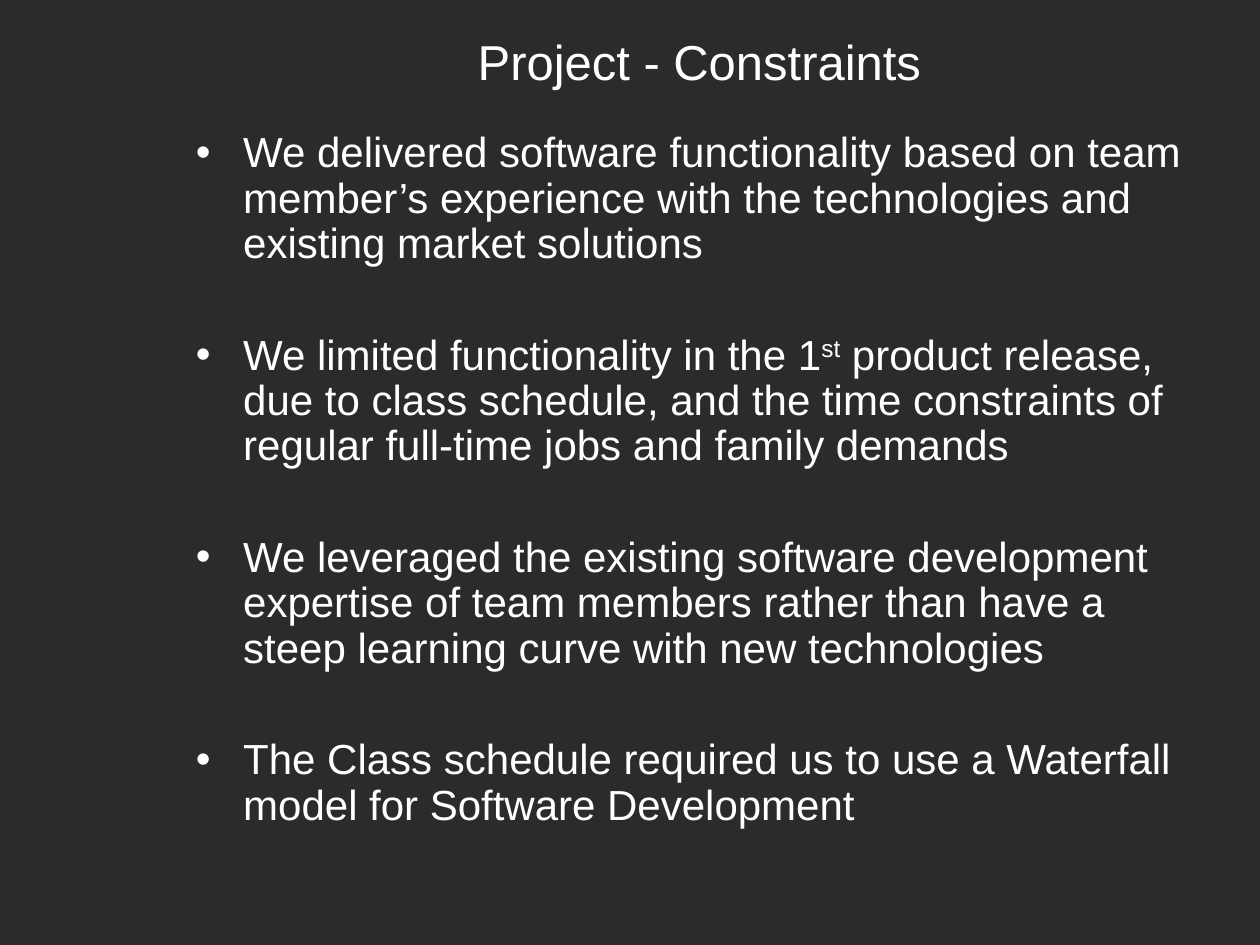
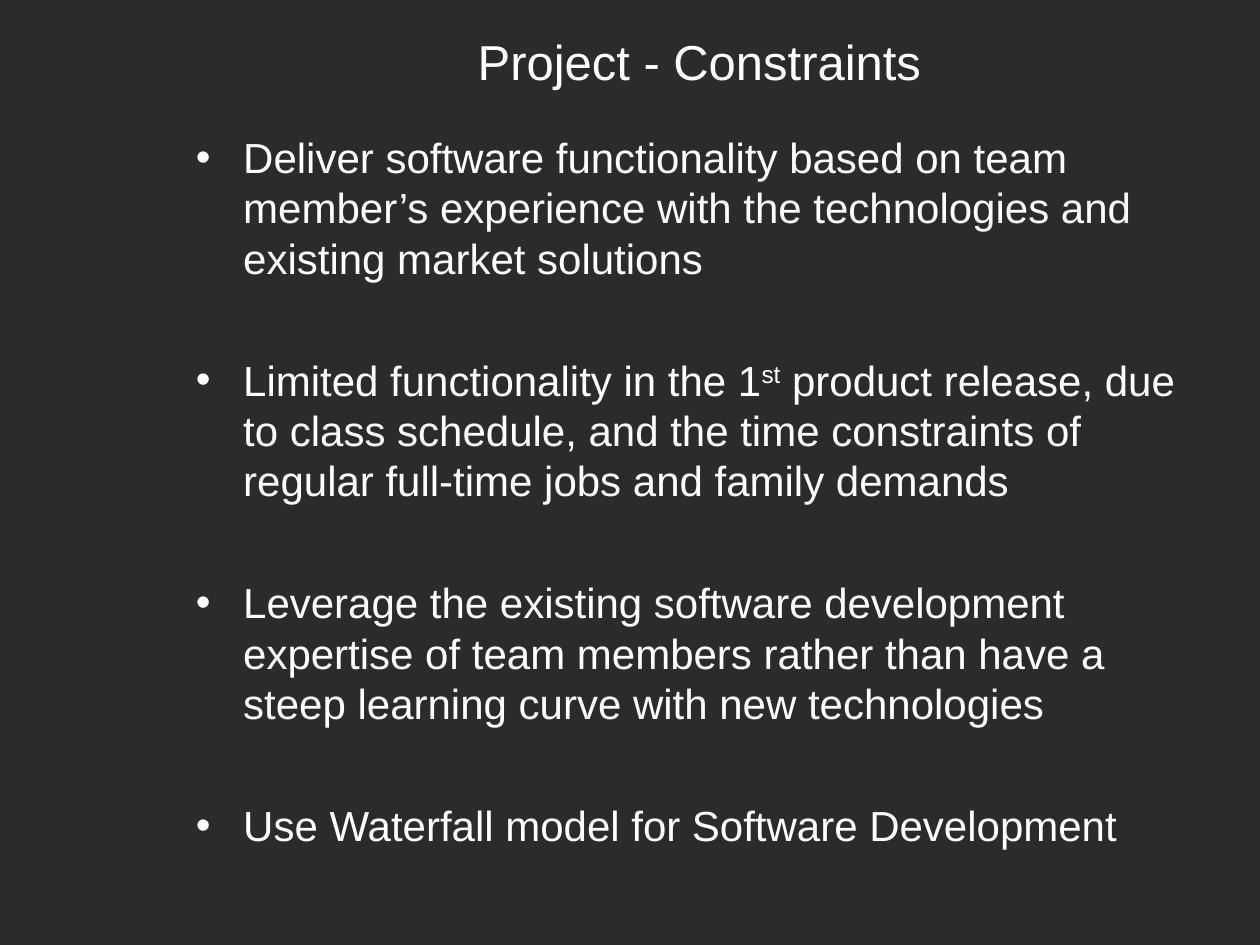
Before and after one commit to cchirag/easyx10, a slide deck: slide 5 of docs/HW/EasyX10 Project - CS673 - Fall 2008 v1.ppt (slide 4 before the commit). Drawn at 1260x945 pixels with LibreOffice and Linux fonts; fonts in the diff are those of the drawing; background and template pictures are left out; a plain dark background stands for a picture behind light text. Boxes give left, top, right and bottom in pixels: in the first picture for what was removed or moved away, otherwise in the second. Text is boxed around its words. In the diff, an @@ line names an element or a change of style, - is before the commit and + after.

```diff
--- a/docs/HW/EasyX10 Project - CS673 - Fall 2008 v1.ppt
+++ b/docs/HW/EasyX10 Project - CS673 - Fall 2008 v1.ppt
@@ text at (x1=243, y1=142, x2=1175, y2=849): text changed @@
-• We delivered software functionality based on team member’s experience with the technologies and existing market solutions
-• We limited functionality in the 1st product release, due to class schedule, and the time constraints of regular full-time jobs and family demands
-• We leveraged the existing software development expertise of team members rather than have a steep learning curve with new technologies
-• The Class schedule required us to use a Waterfall model for Software Development
+• Deliver software functionality based on team member’s experience with the technologies and existing market solutions
+• Limited functionality in the 1st product release, due to class schedule, and the time constraints of regular full-time jobs and family demands
+• Leverage the existing software development expertise of team members rather than have a steep learning curve with new technologies
+• Use Waterfall model for Software Development
```
Also in this commit, not shown: 12 other slides changed, 4 slides added, 10 slides removed.
